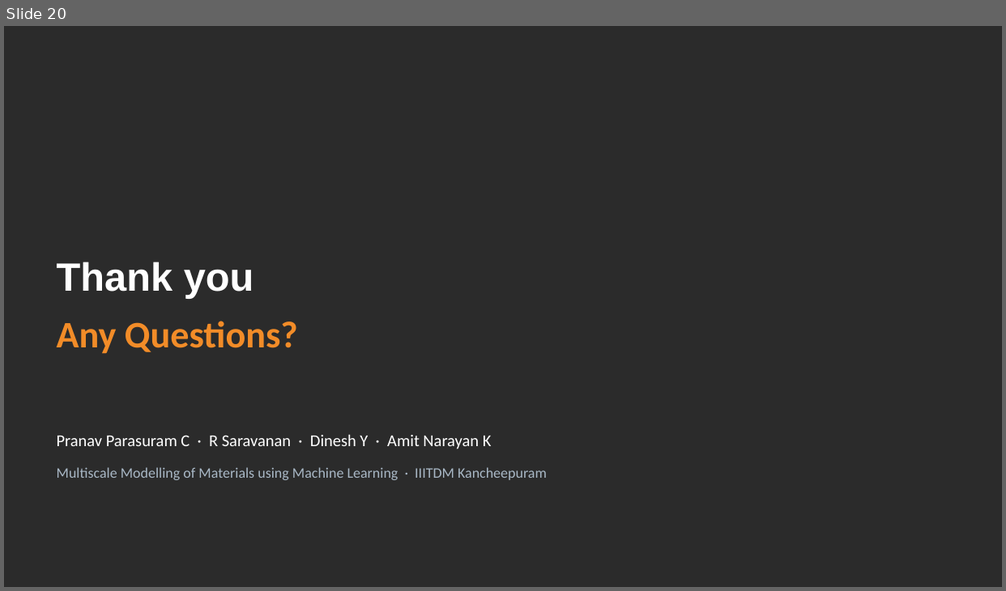
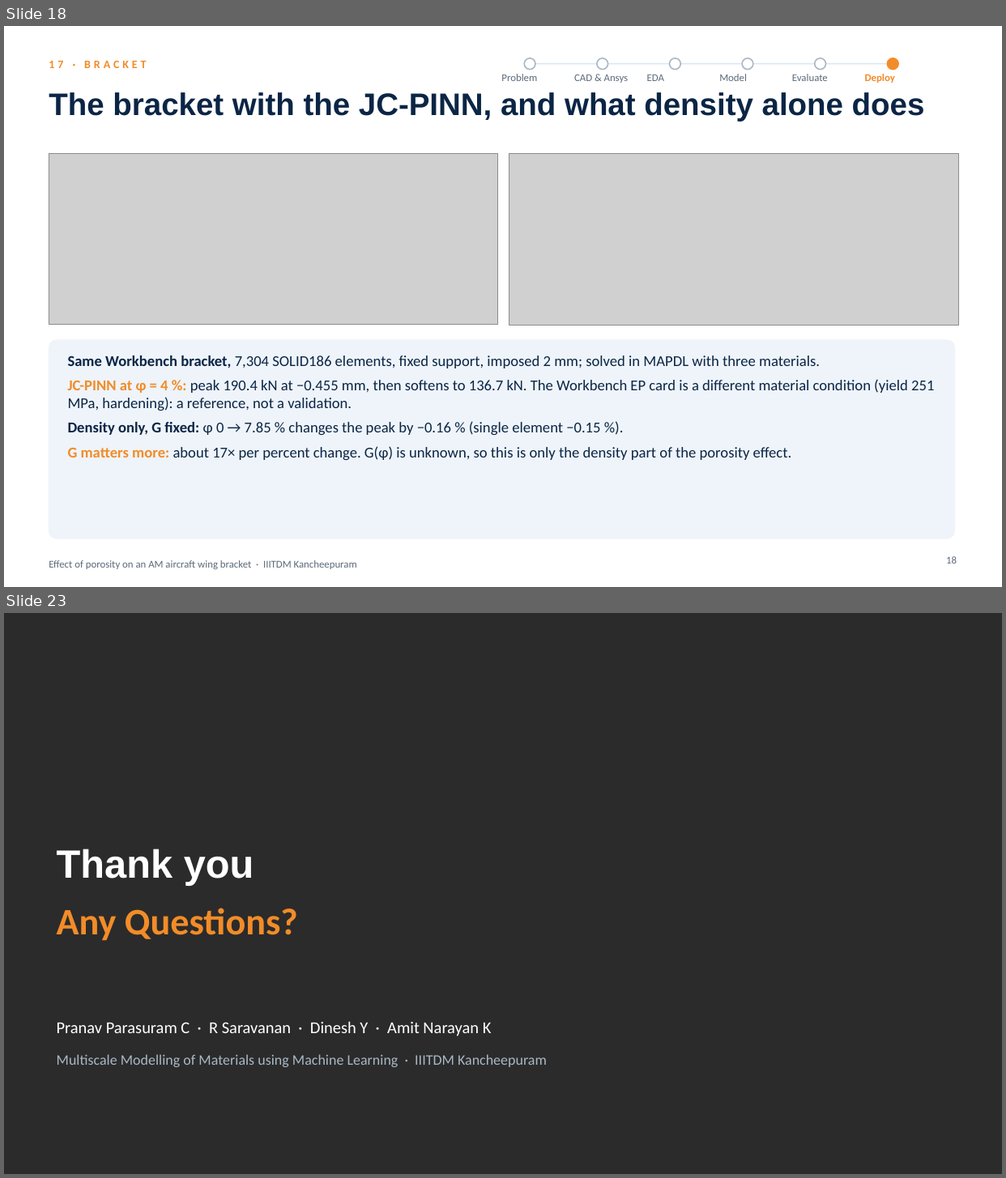
Before and after one commit to SaravananRamar06/MMM-ML, a slide deck: presentation/Final Presentation - Porosity in an AM Wing Bracket (corrected).pptx. Shown one above the other, each under a label of ours: slide 20 before the commit, slides 18 and 23 after it; the slides between them are not shown. The pictures are 1006x591 and 1006x1178 pixels, drawn with LibreOffice and Linux fonts; fonts in the diff are those of the drawing; grey boxes stand for pictures; background and template pictures are left out; a plain dark background stands for a picture behind light text. Boxes give left, top, right and bottom in pixels: in the first picture for what was removed or moved away, otherwise in the second. Text is boxed around its words. In the diff, an @@ line names an element or a change of style, - is before the commit and + after.

```diff
--- a/presentation/Final Presentation - Porosity in an AM Wing Bracket (corrected).pptx
+++ b/presentation/Final Presentation - Porosity in an AM Wing Bracket (corrected).pptx
@@ slide 18 added at <box>4,26,1002,587</box>, background #FFFFFF @@
@@ text added at <box>49,60,147,68</box>, 11 pt, text #F28C28, bold @@
+17 · BRACKET
@@ text added at <box>501,74,537,81</box>, 10 pt, text #5C6B7A @@
+Problem
@@ ellipse added at <box>524,58,535,70</box>, fill #FFFFFF, outline #A9B8C6 1.25 pt @@
@@ line added from (535, 64) to (597, 64), #D9E6F2 1.25 pt @@
@@ text added at <box>574,74,629,83</box>, 10 pt, text #5C6B7A @@
+CAD & Ansys
@@ ellipse added at <box>597,58,608,70</box>, fill #FFFFFF, outline #A9B8C6 1.25 pt @@
@@ line added from (608, 64) to (670, 64), #D9E6F2 1.25 pt @@
@@ ellipse added at <box>670,58,681,70</box>, fill #FFFFFF, outline #A9B8C6 1.25 pt @@
@@ line added from (681, 64) to (742, 64), #D9E6F2 1.25 pt @@
@@ text added at <box>719,74,747,81</box>, 10 pt, text #5C6B7A @@
+Model
@@ ellipse added at <box>742,58,753,70</box>, fill #FFFFFF, outline #A9B8C6 1.25 pt @@
@@ line added from (753, 64) to (815, 64), #D9E6F2 1.25 pt @@
@@ text added at <box>792,74,828,81</box>, 10 pt, text #5C6B7A @@
+Evaluate
@@ ellipse added at <box>815,58,826,70</box>, fill #FFFFFF, outline #A9B8C6 1.25 pt @@
@@ line added from (826, 64) to (888, 64), #D9E6F2 1.25 pt @@
@@ text added at <box>865,74,895,83</box>, 10 pt, text #F28C28, bold @@
+Deploy
@@ ellipse added at <box>888,58,898,70</box>, fill #F28C28, outline #F28C28 1.25 pt @@
@@ title added at <box>49,92,925,122</box>, 30 pt, text #0B2545, bold @@
+The bracket with the JC-PINN, and what density alone does
@@ text added at <box>647,75,664,81</box>, 10 pt, text #5C6B7A @@
+EDA
@@ picture added at <box>49,153,498,325</box> @@
@@ picture added at <box>509,153,958,326</box> @@
@@ rounded rectangle added at <box>49,340,955,539</box>, fill #EEF4FA, outline #EEF4FA 1 pt @@
@@ text added at <box>68,356,934,460</box>, 14.5 pt, text #0B2545 @@
+Same Workbench bracket, 7,304 SOLID186 elements, fixed support, imposed 2 mm; solved in MAPDL with three materials.
+JC-PINN at φ = 4 %: peak 190.4 kN at −0.455 mm, then softens to 136.7 kN. The Workbench EP card is a different material condition (yield 251 MPa, hardening): a reference, not a validation.
+Density only, G fixed: φ 0 → 7.85 % changes the peak by −0.16 % (single element −0.15 %).
+G matters more: about 17× per percent change. G(φ) is unknown, so this is only the density part of the porosity effect.
@@ page number added at <box>946,557,957,564</box>, 10 pt, text #5C6B7A @@
+18
@@ text added at <box>49,561,357,570</box>, 10 pt, text #5C6B7A @@
+Effect of porosity on an AM aircraft wing bracket · IIITDM Kancheepuram
@@ what was slide 20 is now slide 23 @@
```
Also in this commit, not shown: 10 slides changed, 2 other slides added, 3 other files.
